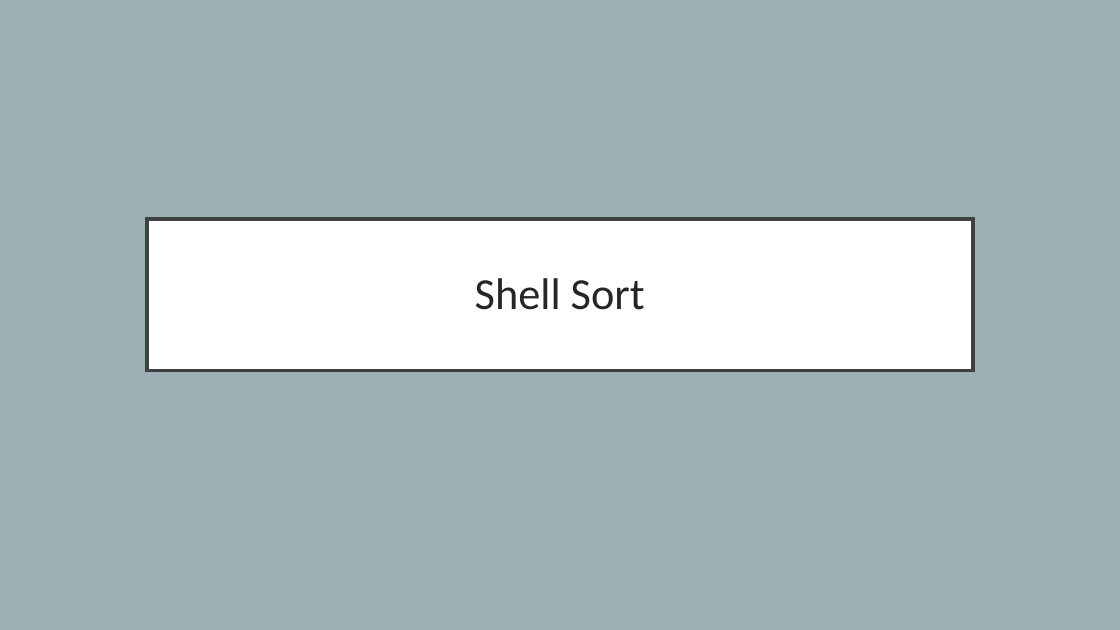
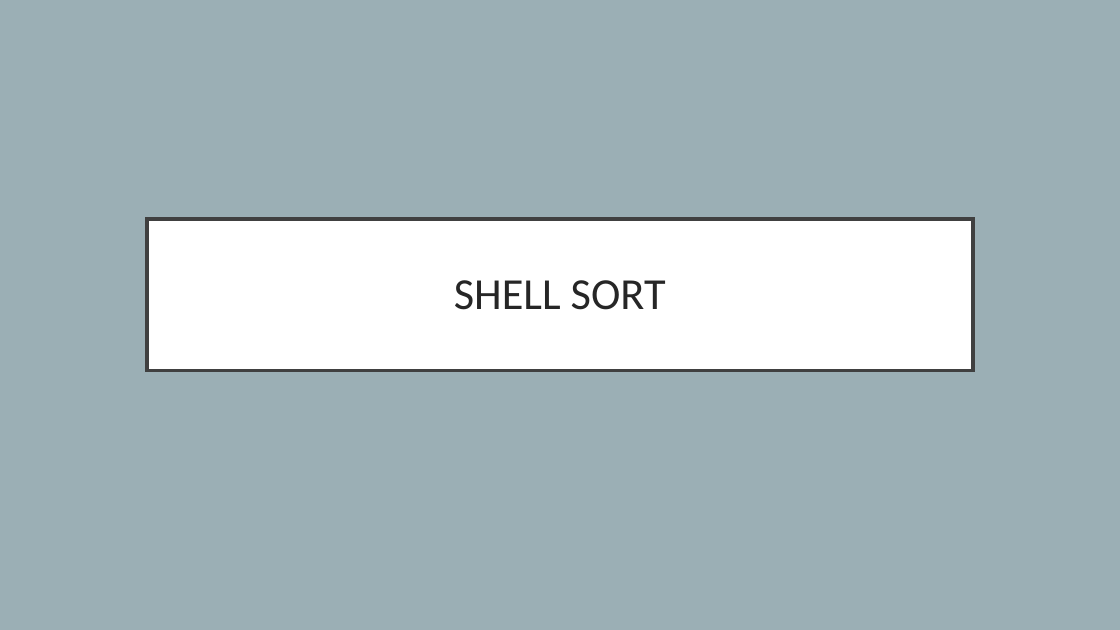
Before and after one commit to PoowadolRungtabnapa/Problem-Solving, a slide deck: slide 1 of Shell Sort.ppt. Drawn at 1120x630 pixels with LibreOffice and Linux fonts; fonts in the diff are those of the drawing. Boxes give left, top, right and bottom in pixels: in the first picture for what was removed or moved away, otherwise in the second. Text is boxed around its words. In the diff, an @@ line names an element or a change of style, - is before the commit and + after.

```diff
--- a/Shell Sort.ppt
+++ b/Shell Sort.ppt
@@ title at (454,280,666,310): text changed @@
-Shell Sort
+SHELL SORT
```
Also in this commit, not shown: 6 other slides changed, 1 slide added, 4 other files.
